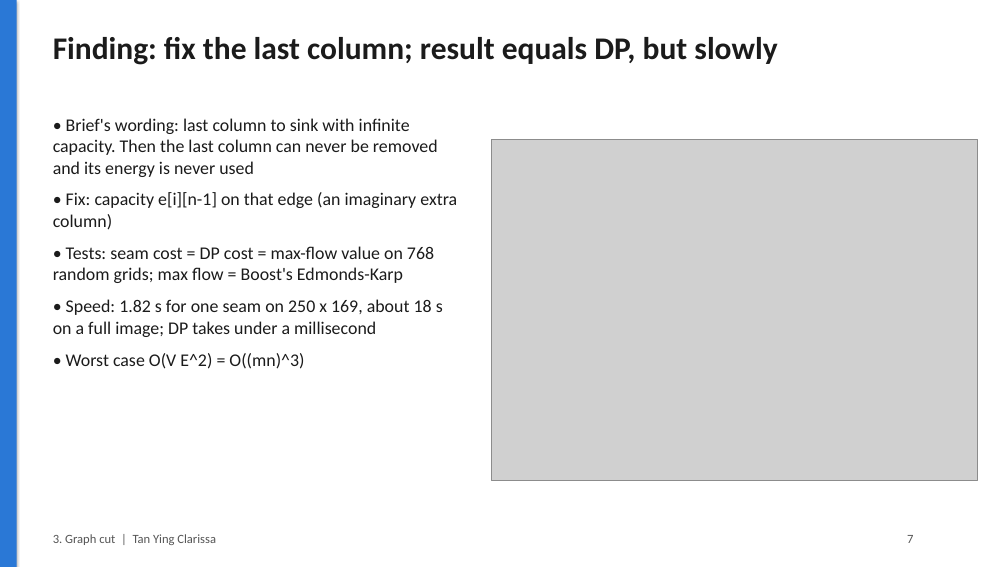
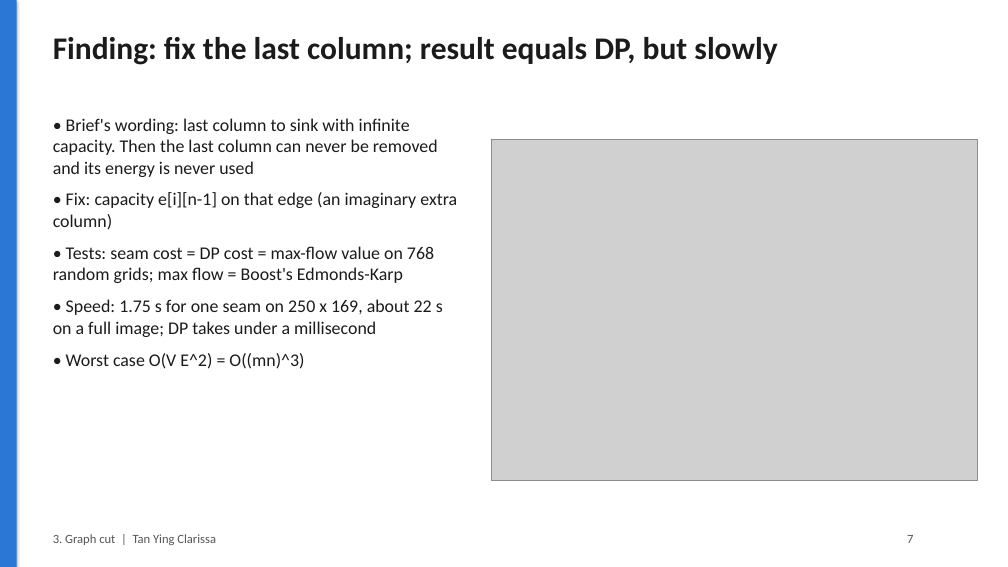
Before and after one commit to Raziqqx/seam-carving, a slide deck: slide 7 of slides/Team5_Seam_Carving.pptx. Drawn at 1008x567 pixels with LibreOffice and Linux fonts; fonts in the diff are those of the drawing; grey boxes stand for pictures. Boxes give left, top, right and bottom in pixels: in the first picture for what was removed or moved away, otherwise in the second. Text is boxed around its words. In the diff, an @@ line names an element or a change of style, - is before the commit and + after.

```diff
--- a/slides/Team5_Seam_Carving.pptx
+++ b/slides/Team5_Seam_Carving.pptx
@@ text at (53,299,443,337): text changed @@
-• Speed: 1.82 s for one seam on 250 x 169, about 18 s on a full image; DP takes under a millisecond
+• Speed: 1.75 s for one seam on 250 x 169, about 22 s on a full image; DP takes under a millisecond
```
Also in this commit, not shown: 4 other slides changed, 21 other files.
